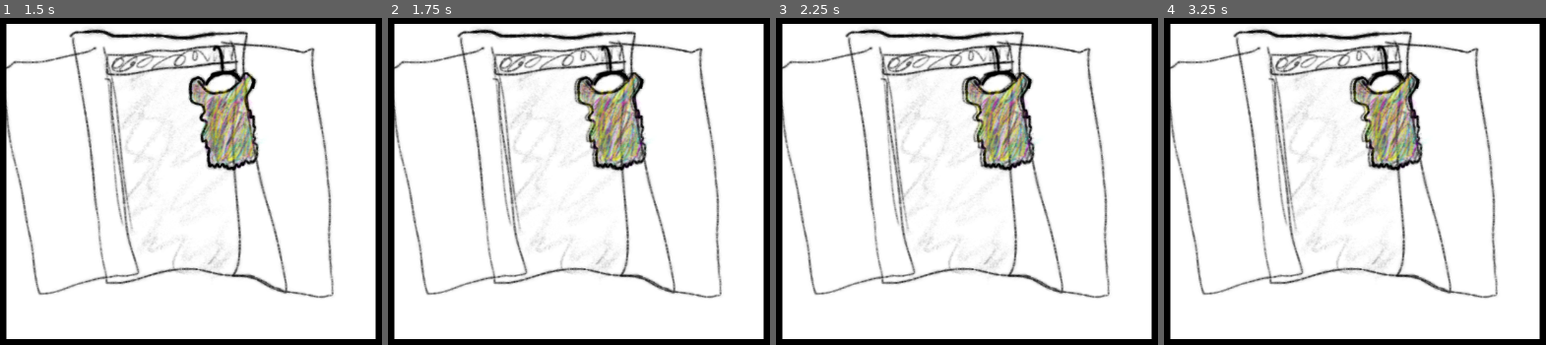
Above: before the commit, frames 1-4 (left to right).
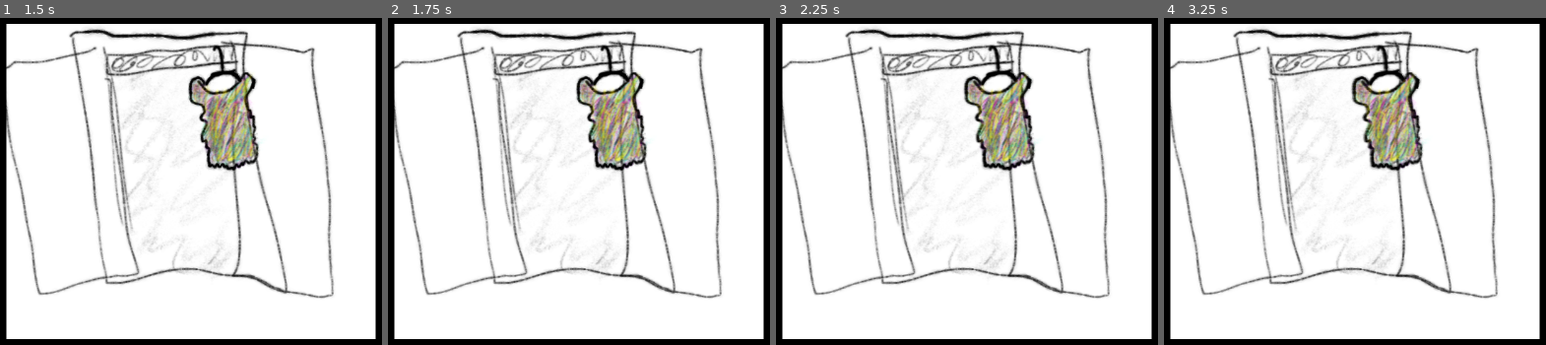
Above: after the commit, the same moments.

Repository: jdcalvelli/prototype-studio-prompt-3
Game: Godot game, scene res://scenes/IntroScene.tscn
The game is run twice, just before and just after one commit, with the same random seed, the same clock (stepped at 60 frames per second) and the same inputs.
Inputs (mouse positions are in pixels of both pictures, inside the frame that each line leads up to):
- Up to frame 1 (1.5 s): tap Enter at 0.5 s; move the mouse to (179, 165) at 0.52 s; press the mouse at (179, 165) at 0.53 s; tap R (r_button, bound only after the commit) at 0.8, 1.35 s; tap Space at 1.25 s; move the mouse to (225, 119) at 1.27 s; release the mouse at (225, 119) at 1.28 s
- Up to frame 2 (1.75 s): click (613, 119) at 1.55 s
- Up to frame 3 (2.25 s): press the mouse at (1001, 119) at 2.03 s
- Up to frame 4 (3.25 s): tap R (r_button, bound only after the commit) at 2.3, 2.85 s; tap Enter at 2.75 s; release the mouse at (1389, 119) at 2.78 s; click (1389, 119) at 3.05 s

Frame 1 is identical in both runs. In frame 2, 1.8% of the frame differs, in the area x 48-67%, y 8-47%; in frame 3, 1.8%, in the area x 48-68%, y 8-47%; in frame 4, 1.7%.

Commit message:
completing basic loop of game

Diff:
--- a/project.godot
+++ b/project.godot
@@ -37,6 +37,11 @@
 "events": [Object(InputEventMouseButton,"resource_local_to_scene":false,"resource_name":"","device":-1,"window_id":0,"a …(253 unchanged characters)…
 ]
 }
+r_button={
+"deadzone": 0.5,
+"events": [Object(InputEventKey,"resource_local_to_scene":false,"resource_name":"","device":-1,"window_id":0,"alt_pressed":false,"shift_pressed":false,"ctrl_pressed":false,"meta_pressed":false,"pressed":false,"keycode":0,"physical_keycode":82,"key_label":0,"unicode":114,"echo":false,"script":null)
+]
+}
 
 [rendering]
 
--- /dev/null
+++ b/scenes/OutroScene.tscn
@@ -0,0 +1,48 @@
+[gd_scene load_steps=5 format=3 uid="uid://cpybwh7pvwngp"]
+
+[ext_resource type="Script" path="res://scripts/OutroScene.gd" id="1_p8u6m"]
+[ext_resource type="Texture2D" uid="uid://d3kmo5h6n31du" path="res://assets/prototype 3 - krita/layer-exports/Background.PNG" id="1_y7gwh"]
+[ext_resource type="Texture2D" uid="uid://dw6qvtgqjl0ms" path="res://assets/prototype 3 - krita/layer-exports/closed closet.PNG" id="2_aanhj"]
+[ext_resource type="Texture2D" uid="uid://d37yudbhnddvx" path="res://assets/prototype 3 - krita/layer-exports/old woman mirror.PNG" id="3_7t7p0"]
+
+[node name="OutroScene" type="Node2D"]
+position = Vector2(2, -1)
+script = ExtResource("1_p8u6m")
+
+[node name="Camera2D" type="Camera2D" parent="."]
+
+[node name="Background" type="Sprite2D" parent="."]
+texture = ExtResource("1_y7gwh")
+
+[node name="Closet" type="Sprite2D" parent="."]
+texture = ExtResource("2_aanhj")
+
+[node name="Old Mirror" type="Sprite2D" parent="."]
+texture = ExtResource("3_7t7p0")
+
+[node name="Control" type="Control" parent="."]
+modulate = Color(0, 0, 0, 0)
+layout_mode = 3
+anchors_preset = 0
+offset_right = 40.0
+offset_bottom = 40.0
+
+[node name="Label" type="Label" parent="Control"]
+layout_mode = 0
+offset_left = -171.0
+offset_top = -169.0
+offset_right = 62.0
+offset_bottom = -76.0
+theme_override_colors/font_color = Color(0, 0, 0, 1)
+theme_override_font_sizes/font_size = 20
+text = "reminiscence"
+
+[node name="Label2" type="Label" parent="Control"]
+layout_mode = 0
+offset_left = -169.0
+offset_top = -141.0
+offset_right = 64.0
+offset_bottom = -48.0
+theme_override_colors/font_color = Color(0, 0, 0, 1)
+text = "a prototype by
+jd calvelli"
--- a/scenes/main_scene.tscn
+++ b/scenes/main_scene.tscn
@@ -17,6 +17,8 @@
 [node name="MainScene" type="Node2D"]
 position = Vector2(0, -1)
 script = ExtResource("1_iw465")
+aspectRatioTiming = 2
+waitTime = 1
 
 [node name="Camera2D" type="Camera2D" parent="."]
 
--- a/scripts/Dress.gd
+++ b/scripts/Dress.gd
@@ -19,7 +19,7 @@
 				-132.0,
 				70.0
 				),
-			10 * delta
+			0.9 * delta
 		)
 
 	if !isHeld and position.x <= -120:
--- a/scripts/GameManager.gd
+++ b/scripts/GameManager.gd
@@ -5,5 +5,15 @@
 
 func _on_change_scene(sceneName:String):
 	match sceneName:
+		"intro":
+			get_tree().change_scene_to_file(
+				"res://scenes/IntroScene.tscn"
+			)
 		"main":
-			get_tree().change_scene_to_file("res://scenes/main_scene.tscn")
+			get_tree().change_scene_to_file(
+				"res://scenes/main_scene.tscn"
+				)
+		"outro":
+			get_tree().change_scene_to_file(
+				"res://scenes/OutroScene.tscn"
+				)
--- a/scripts/OpenCloset.gd
+++ b/scripts/OpenCloset.gd
@@ -5,5 +5,4 @@
 
 func _on_knob_click(viewport:Node, event:InputEvent, shape_idx:int):
 	if event.is_action_pressed("mouse_click"):
-		print("knob slobbed")
 		Events.changeScene.emit("main")
--- /dev/null
+++ b/scripts/OutroScene.gd
@@ -0,0 +1,20 @@
+extends Node2D
+
+var canRestart:bool = false
+
+func _ready():
+	var tween = create_tween()
+	tween.tween_property(
+		$Control,
+		"modulate",
+		Color(Color.BLACK, 1),
+		3
+	)
+	tween.tween_callback(
+		func():
+			canRestart = true
+	)
+
+func _input(event):
+	if event.is_action_pressed("r_button") and canRestart:
+		Events.changeScene.emit("intro")
--- a/scripts/main_scene.gd
+++ b/scripts/main_scene.gd
@@ -1,4 +1,7 @@
 extends Node2D
+
+@export var aspectRatioTiming : int
+@export var waitTime : int
 
 func _ready():
 	Events.activateDress.emit(1)
@@ -6,4 +9,16 @@
 
 func _on_last_dress(dressNum:int):
 	if dressNum == 7:
-		print("TEST")
+		var tween = create_tween()
+		tween.tween_property(
+			$PointLight2D,
+			"texture_scale",
+			2.2,
+			aspectRatioTiming
+			)
+		tween.tween_interval(
+			waitTime
+			)
+		tween.tween_callback(
+			func(): Events.changeScene.emit("outro")
+			)
